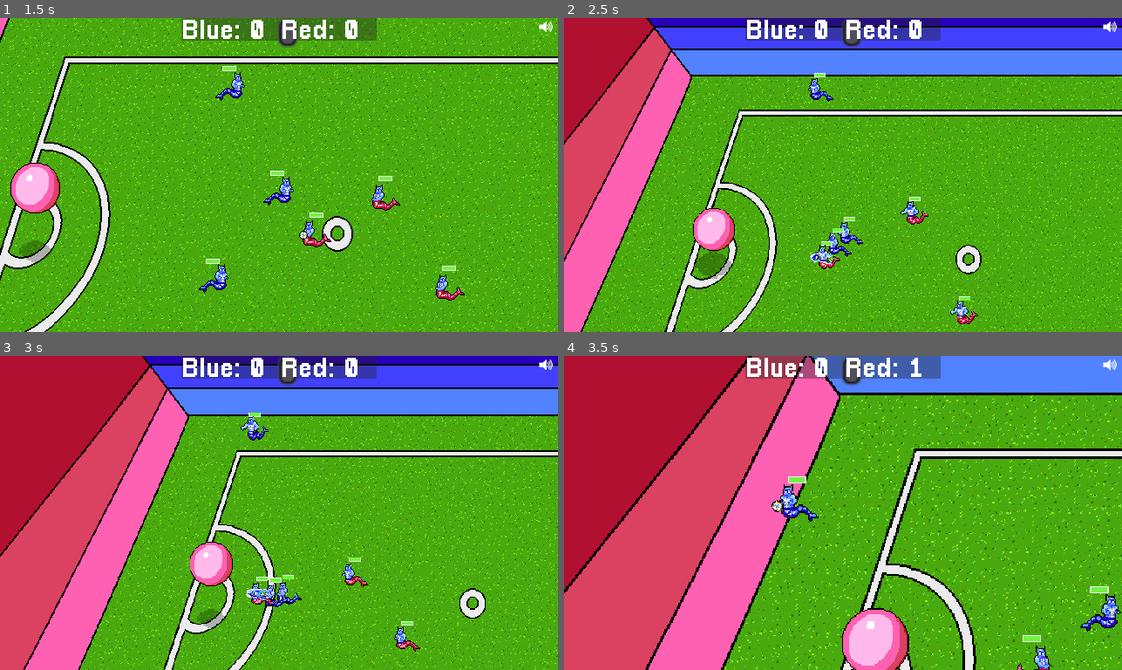
Above: before the commit, frames 1-4 (two rows, left to right).
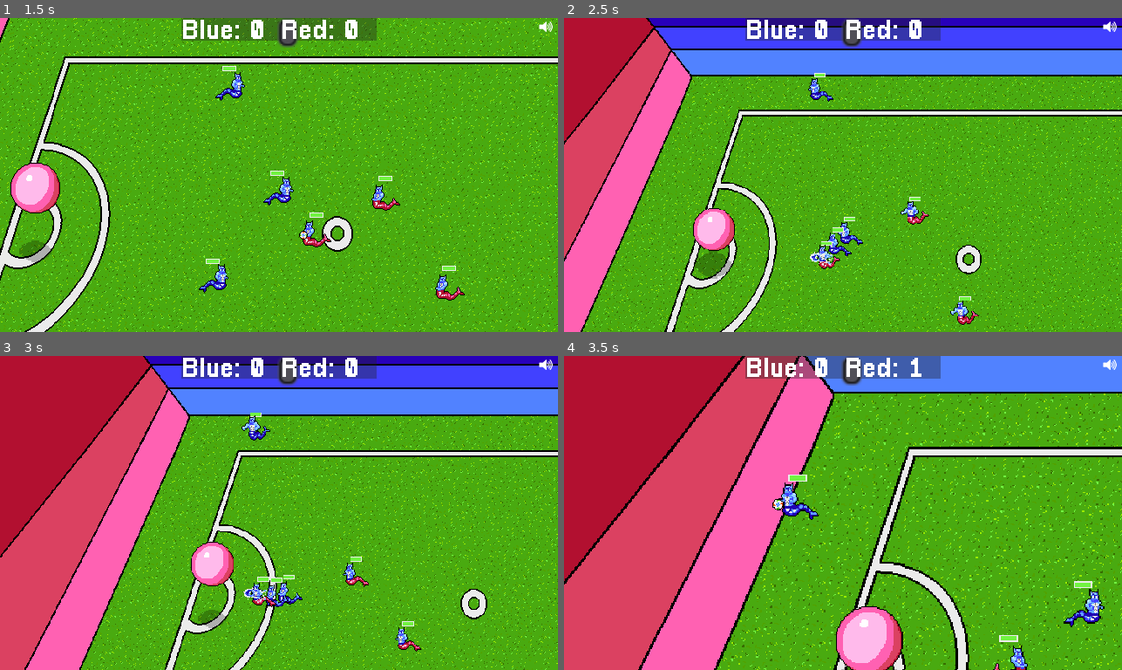
Above: after the commit, the same moments.

Repository: gamkedo-la/Elementaball
Game: Godot game, scene res://Node2D.tscn
Same seed, same stepped clock (60 frames per second), same inputs: the game is played once before the commit and once after it.
Inputs:
- Up to frame 1 (1.5 s): hold Up (ui_up) from 0.53 s (still down)
- Up to frame 2 (2.5 s): release Up (ui_up) at 2.03 s; hold Left (ui_left) from 2.03 s (still down)
- Up to frame 3 (3 s): keep holding Left (ui_left)
- Up to frame 4 (3.5 s): keep holding Left (ui_left)

Frame 1 is identical in both runs. In frame 2, 0.9% of the frame differs, in the area x 2-100%, y 18-100%; in frame 3, 9.2%; in frame 4, 17%, in the area x 0-100%, y 0-100%.

Commit message:
Implemented Fire Tackle and Water Tackle in the audio controller

Diff:
--- a/Node2D.tscn
+++ b/Node2D.tscn
@@ -156,7 +156,7 @@
 z_index = 3
 frames = SubResource( 8 )
 animation = "water ball"
-frame = 3
+frame = 2
 playing = true
 script = ExtResource( 16 )
 
@@ -164,6 +164,7 @@
 position = Vector2( 159.34, 67.8276 )
 z_index = 2
 collision_mask = 5
+linear_damp = 0.0
 
 [node name="Goal" parent="." groups=[
 "goal",
--- a/Sounds/AudioQueen.tscn
+++ b/Sounds/AudioQueen.tscn
@@ -7,6 +7,8 @@
 [ext_resource path="res://Sounds/Plant Kick.wav" type="AudioStream" id=5]
 [ext_resource path="res://Sounds/Water Kick.wav" type="AudioStream" id=6]
 [ext_resource path="res://Sounds/Plant Block.wav" type="AudioStream" id=7]
+[ext_resource path="res://Sounds/Fire Tackle.wav" type="AudioStream" id=8]
+[ext_resource path="res://Sounds/Water Tackle.wav" type="AudioStream" id=9]
 
 [node name="Audio Queen" type="Node2D"]
 script = ExtResource( 2 )
@@ -17,6 +19,10 @@
 
 [node name="Fire Block" type="AudioStreamPlayer" parent="."]
 stream = ExtResource( 4 )
+volume_db = 1.0
+
+[node name="Fire Tackle" type="AudioStreamPlayer" parent="."]
+stream = ExtResource( 8 )
 volume_db = 1.0
 
 [node name="Plant Block" type="AudioStreamPlayer" parent="."]
@@ -34,3 +40,7 @@
 [node name="Water Kick" type="AudioStreamPlayer" parent="."]
 stream = ExtResource( 6 )
 volume_db = 1.0
+
+[node name="Water Tackle" type="AudioStreamPlayer" parent="."]
+stream = ExtResource( 9 )
+volume_db = 1.0
Not shown: 1 places in Sounds/AudioQueen.tscn that only renumber resources
